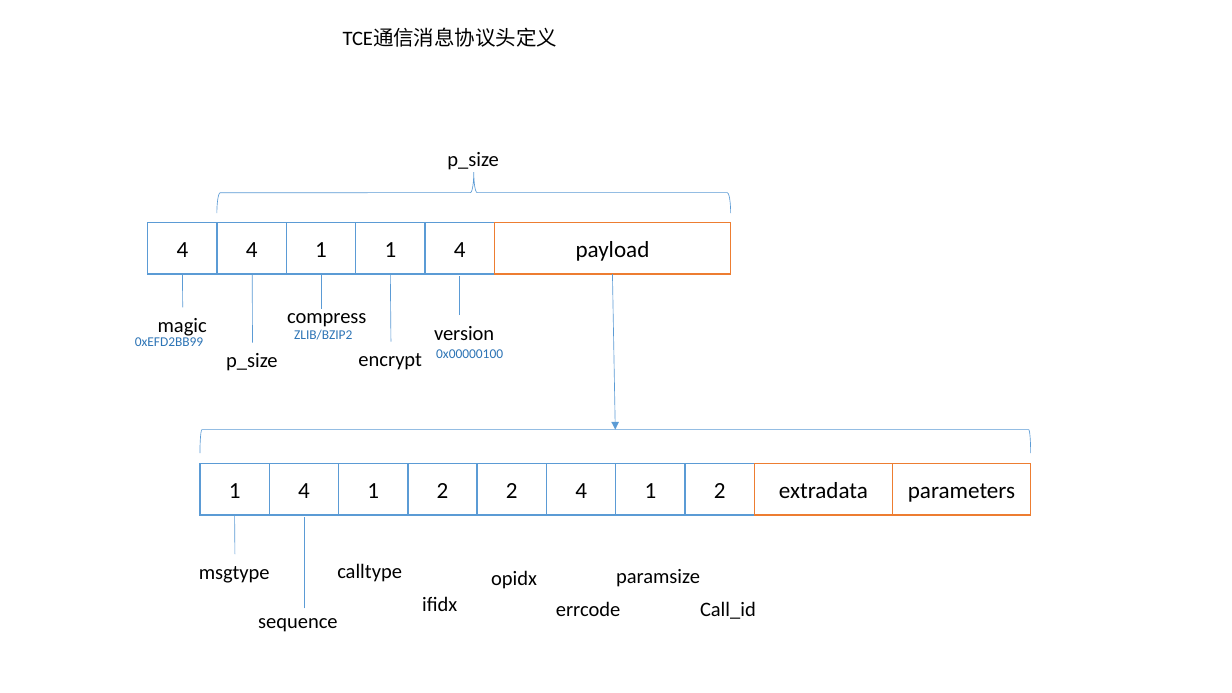
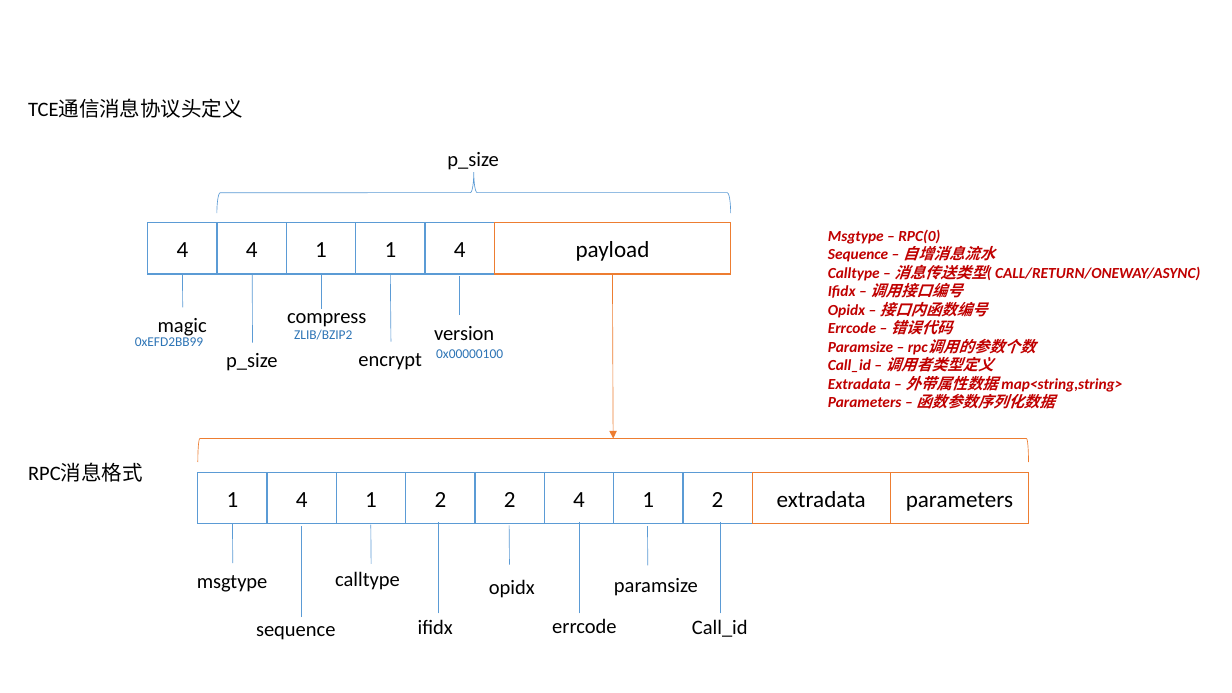
Before and after one commit to adoggie/TCE, a slide deck: slide 1 of doc/tce_protocal_internal.pptx. Drawn at 1232x693 pixels with LibreOffice and Linux fonts; fonts in the diff are those of the drawing. Boxes give left, top, right and bottom in pixels: in the first picture for what was removed or moved away, otherwise in the second. Text is boxed around its words. In the diff, an @@ line names an element or a change of style, - is before the commit and + after.

```diff
--- a/doc/tce_protocal_internal.pptx
+++ b/doc/tce_protocal_internal.pptx
@@ text "TCE通信消息协议头定义": place and size @@
-text "TCE通信消息协议头定义" at bbox=[343, 28, 558, 47]
+text "TCE通信消息协议头定义" at bbox=[28, 98, 243, 118]
@@ text added at bbox=[828, 230, 1200, 409], 12 pt, text #C00000, bold, italic @@
+Msgtype – RPC(0)
+Sequence – 自增消息流水
+Calltype – 消息传送类型( CALL/RETURN/ONEWAY/ASYNC)
+Ifidx – 调用接口编号
+Opidx – 接口内函数编号
+Errcode – 错误代码
+Paramsize – rpc调用的参数个数
+Call_id – 调用者类型定义
+Extradata – 外带属性数据 map<string,string>
+Parameters – 函数参数序列化数据
@@ arrow moved from (613, 274) - (616, 430) to (613, 274) - (614, 439) @@
@@ arrow (613, 274) - (614, 439): stroke #5B9BD5 0.5 pt to #ED7D31 0.5 pt @@
@@ 10 rectangles, 4 texts, 2 lines, 1 right bracket: place and size @@
-10 rectangles, 4 texts, 2 lines, 1 right bracket at bbox=[199, 430, 1031, 608]
+10 rectangles, 4 texts, 2 lines, 1 right bracket at bbox=[197, 439, 1030, 617]
@@ right bracket at bbox=[198, 439, 1029, 462]: outline #5B9BD5 0.5 pt to #ED7D31 0.5 pt @@
@@ text added at bbox=[28, 463, 143, 482], 16 pt, text #000000 @@
+RPC消息格式
@@ line added from (372, 564) to (371, 525), #5B9BD5 0.5 pt @@
@@ line added from (438, 614) to (438, 522), #5B9BD5 0.5 pt @@
@@ line added from (509, 565) to (509, 526), #5B9BD5 0.5 pt @@
@@ line added from (579, 614) to (579, 522), #5B9BD5 0.5 pt @@
@@ line added from (648, 566) to (648, 526), #5B9BD5 0.5 pt @@
@@ line added from (720, 614) to (720, 522), #5B9BD5 0.5 pt @@
@@ text "sequence": place and size @@
-text "sequence" at bbox=[258, 618, 337, 632]
+text "sequence" at bbox=[256, 626, 335, 640]
@@ text "ifidx": place and size @@
-text "ifidx" at bbox=[422, 596, 457, 611]
+text "ifidx" at bbox=[418, 619, 453, 634]
@@ text "errcode": place and size @@
-text "errcode" at bbox=[556, 601, 620, 616]
+text "errcode" at bbox=[552, 618, 616, 633]
@@ text "Call_id": place and size @@
-text "Call_id" at bbox=[700, 601, 756, 619]
+text "Call_id" at bbox=[692, 619, 748, 637]
```
Also in this commit, not shown: 1 slide added, 1 other file.
